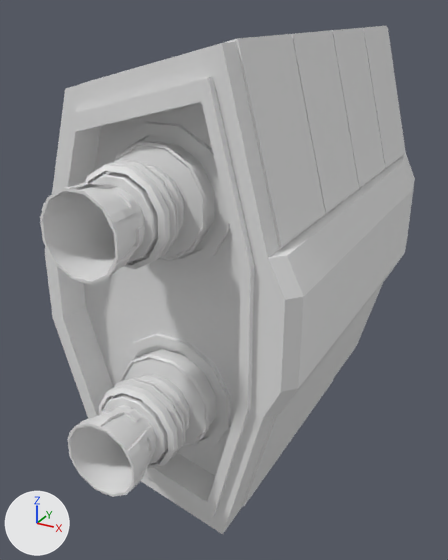
Two versions of the glTF model assets/ship_parts/engines/Trap-Engine.glb, one commit apart.
Rendered twice from a 50 mm camera at (3.97, -7.92, 3.36) aimed at (-0.21, -0.33, -0.43). Lighting does not change. The marker at lower left points along +X, +Y and +Z. The picture after the commit comes second. Vertices at exactly the same position are counted once.

The first picture shows 'Trap-Engine'.
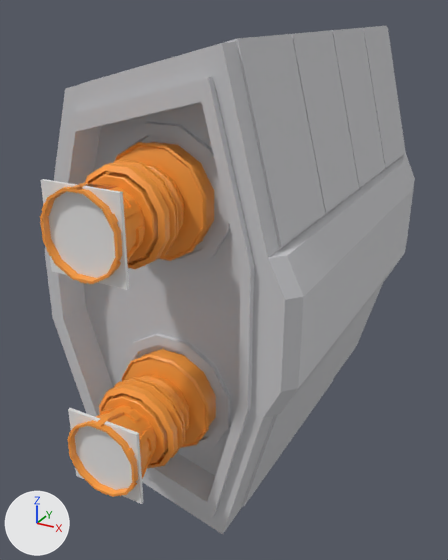
Diff of the bpy script that builds the scene:
```diff
--- a/assets/ship_parts/engines/Trap-Engine.glb.py
+++ b/assets/ship_parts/engines/Trap-Engine.glb.py
@@ mat_thruster @@
+mat_thruster = principled_material('Thruster')
+mat_thruster.base_color = (1.0, 0.35, 0.05)  # orange #ffa03f
@@ mat_enginebody @@
+mat_enginebody = principled_material('EngineBody')
+mat_enginebody.base_color = (0.6, 0.6, 0.62)  # light grey #cbcbce
@@ me_cube_073 @@
 me_cube_073.from_pydata(...)  # 3839 vertices, 7240 faces; spans x -1.83..1.83, y -3.63..3.63, z -3.09..3.09
 # used by ob_trap_engine; location = (0.0, 0.0, 0.0)
+# me_cube_073 part 1: 4526 faces spanning x -1.83..1.83, y -2.53..3.63, z -3.09..3.09 switch from no material to mat_enginebody (light grey #cbcbce)
+# me_cube_073 part 2: 2714 faces spanning x -0.67..0.67, y -3.63..-1.99, z -2.04..2.01 switch from no material to mat_thruster (orange #ffa03f)
@@ me_cube_001 @@
+me_cube_001.from_pydata(...)  # a box spanning x -0.485..0.485, y -0.02..0.02, z -0.485..0.485
@@ ob_bottomthruster @@
+ob_bottomthruster = bpy.data.objects.new('BottomThruster', me_cube_001)
+ob_bottomthruster.location = (0.0, -3.53, -1.36)
@@ ob_topthruster @@
+ob_topthruster = bpy.data.objects.new('TopThruster', me_cube_001.copy())
+ob_topthruster.location = (0.0, -3.53, 1.33)
```

Boxes (x1, y1, x2, y2) around the edits, measured in the pictures (448 x 560 px):
'TopThruster', added
    after: (41, 179, 129, 290)
'BottomThruster', added
    after: (68, 408, 143, 504)
part 1 of me_cube_073, recoloured (white to light grey)
    both: (45, 26, 415, 534)
part 2 of me_cube_073, recoloured (white to orange)
    both: (40, 142, 216, 497)
